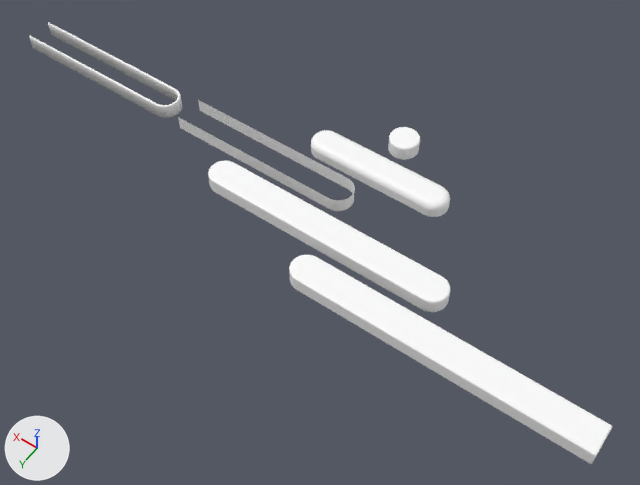
Renders of the Blender file Assets/Models/Originals/UI.blend from each side of a commit.
Camera for both pictures: a camera (50 mm lens) standing at (-19.0, 32.9, 40.6) and looking at (0.8, 5.2, -3.0). The lights are fixed; the arrows at lower left show +X, +Y and +Z. The picture after the commit comes second.

Names of what the first picture shows: 'Button', 'Knob', 'Label', 'Label-Left', 'Label-Left.001', 'Label-Right'.
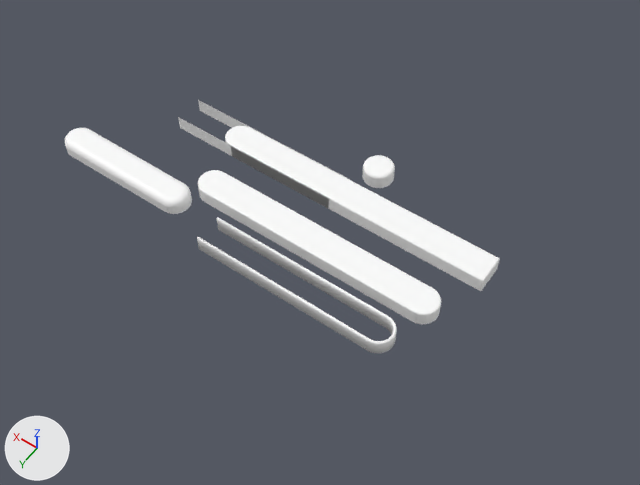
Location of each change, (x1, y1, x2, y2) in pixels of the pictures (640 x 485 px):
'Label-Right', moved: before (289, 255, 612, 464); after (225, 126, 500, 291)
'Label', moved: before (208, 161, 450, 312); after (198, 170, 441, 324)
'Button', moved: before (311, 130, 450, 217); after (65, 128, 192, 214)
'Label-Left.001', moved: before (29, 22, 182, 118); after (197, 217, 397, 353)
'Knob', moved: before (388, 127, 420, 160); after (362, 155, 395, 188)

The change in detail:
Object 'Button' (ob_button) moves from (0.0, 0.0, 0.0) to (13.0, 9.0, 0.0).
Object 'Knob' (ob_knob) moves from (0.0, -3.0, 0.0) to (0.0, 0.0, 0.0).
Object 'Label' (ob_label) moves from (0.0, 6.0, 0.0) to (0.0, 7.0, 0.0).
Object 'Label-Right' (ob_label_right) moves from (0.0, 9.0, 0.0) to (9.6, 3.0, 0.0).
Object 'Label-Left.001' (ob_label_left_001) moves from (14.0, 3.0, 0.0) to (-7.5, 10.0, 0.0).
